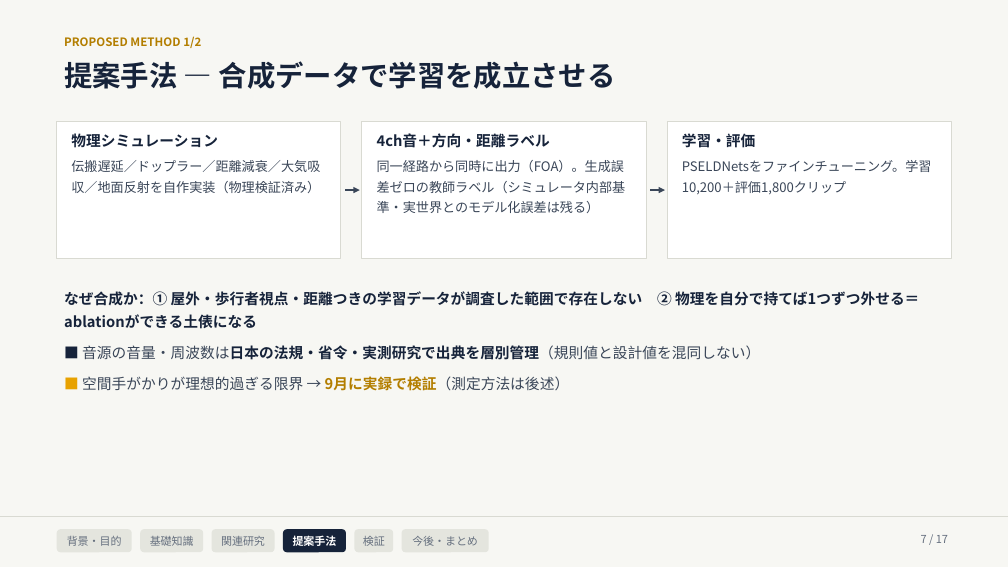
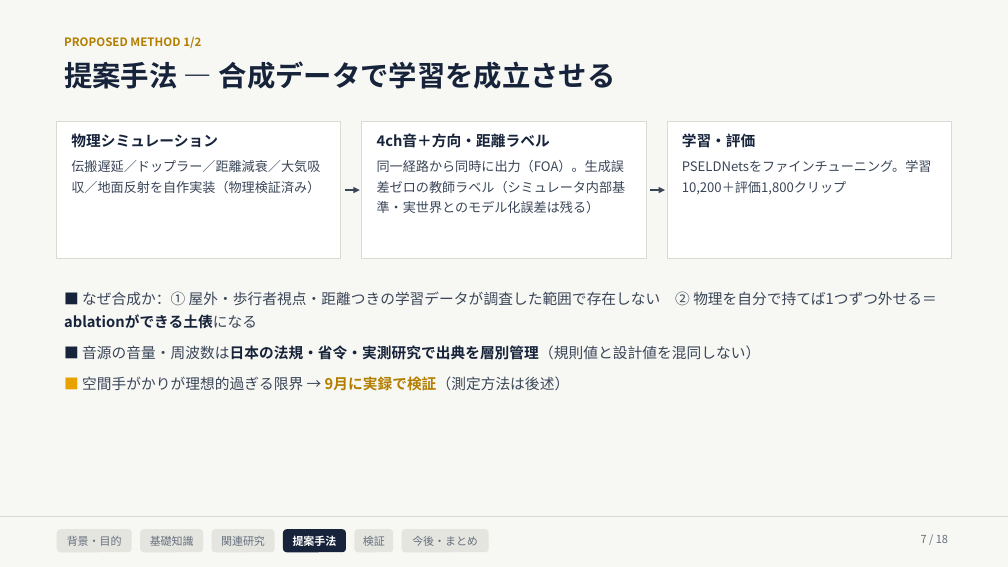
Before and after one commit to Noosdoo/outdoor-seld-sim, a slide deck: slide 7 of md/seminar/中間発表スライド_2026-08-10.pptx. Drawn at 1008x567 pixels with LibreOffice and Linux fonts; fonts in the diff are those of the drawing. Boxes give left, top, right and bottom in pixels: in the first picture for what was removed or moved away, otherwise in the second. Text is boxed around its words. In the diff, an @@ line names an element or a change of style, - is before the commit and + after.

```diff
--- a/md/seminar/中間発表スライド_2026-08-10.pptx
+++ b/md/seminar/中間発表スライド_2026-08-10.pptx
@@ text at bbox=[64, 291, 937, 329]: text changed; text colour #16233A to #3A4658; bold off @@
-なぜ合成か：① 屋外・歩行者視点・距離つきの学習データが調査した範囲で存在しない ② 物理を自分で持てば1つずつ外せる＝ablationができる土俵になる
+■ なぜ合成か：① 屋外・歩行者視点・距離つきの学習データが調査した範囲で存在しない ② 物理を自分で持てば1つずつ外せる＝ablationができる土俵になる
@@ text at bbox=[921, 535, 948, 543]: text changed @@
-7 / 17
+7 / 18
```
Also in this commit, not shown: 16 other slides changed, 1 slide added, 3 other files.
